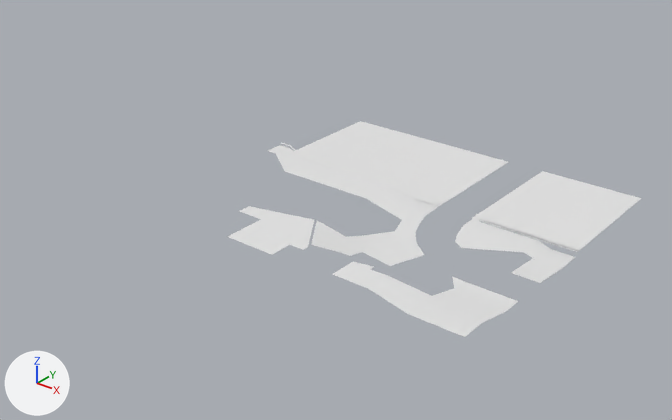
The FBX model Steel Heel Jam/Assets/Art/Meshes/Powerhouse/SM_ConcreteFloor_01.fbx: old version first, new version second.
The view is the same before and after, from a camera (50 mm lens) standing at (108.6, -150.3, 92.9) and looking at (-19.7, 10.1, -6.5). Lighting does not change. The marker at lower left points along +X, +Y and +Z.

The first picture shows 'SM_ConcreteFloor_01'.
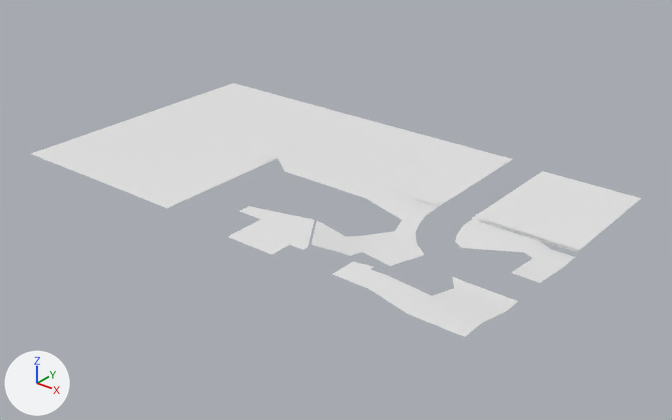
Scene script edits in JSON lines:
```json
{"block": "me_plane_004", "where": "me_plane_004.from_pydata(...)  # 92 vertices, 42 faces; spans x -41.3..41.1, y -30.1..48.3, z -0.5..4.5"}
{"block": "me_plane_004", "where": "# used by ob_sm_concretefloor_01; location = (0.0, 0.0, 0.0)"}
{"block": "me_plane_004", "where": "# verts and faces of me_plane_004; kept vertices keep their numbers, new ones are numbered from 92"}
{"block": "me_plane_004", "where": "# before: 24 (-41.3, 48.3, 0.5) at pixel (360, 121), 25 (6.2, 48.2, 0.5) at pixel (509, 161), 26 (-41.3, 14.4, 0.5)"}
{"block": "me_plane_004", "change": "me_plane_004 part 1"}
{"op": "add", "block": "me_plane_004", "code": "verts[24] = (-41.3, 50.4, 0.5)  # moved, pixel (365, 118)"}
{"op": "add", "block": "me_plane_004", "code": "verts[25] = (6.2, 50.4, 0.5)  # moved, pixel (513, 159)"}
{"op": "add", "block": "me_plane_004", "code": "verts[92] = (-93.5, -24.6, 0.5)  # pixel (30, 153)"}
{"op": "add", "block": "me_plane_004", "code": "verts[93] = (-41.3, -24.6, 0.5)  # pixel (167, 208)"}
{"op": "add", "block": "me_plane_004", "code": "verts[94] = (-93.5, 14.4, 0.5)  # pixel (145, 113)"}
{"op": "add", "block": "me_plane_004", "code": "verts[95] = (-93.5, 50.4, 0.5)  # pixel (233, 83)"}
{"op": "add", "block": "me_plane_004", "code": "faces += [(26, 94, 92, 93), (24, 95, 94, 26)]"}
```

Pixel boxes (x1, y1, x2, y2) of what changed, in the pictures (672 x 420 px):
```json
{"object": "SM_ConcreteFloor_01", "change": "reshaped", "before": [227, 121, 641, 337], "after": [31, 83, 641, 337], "on screen": "47% wider, 18% taller"}
{"part": 1, "of": "me_plane_004", "change": "built on", "before": [294, 121, 508, 207], "after": [31, 83, 513, 208]}
```
